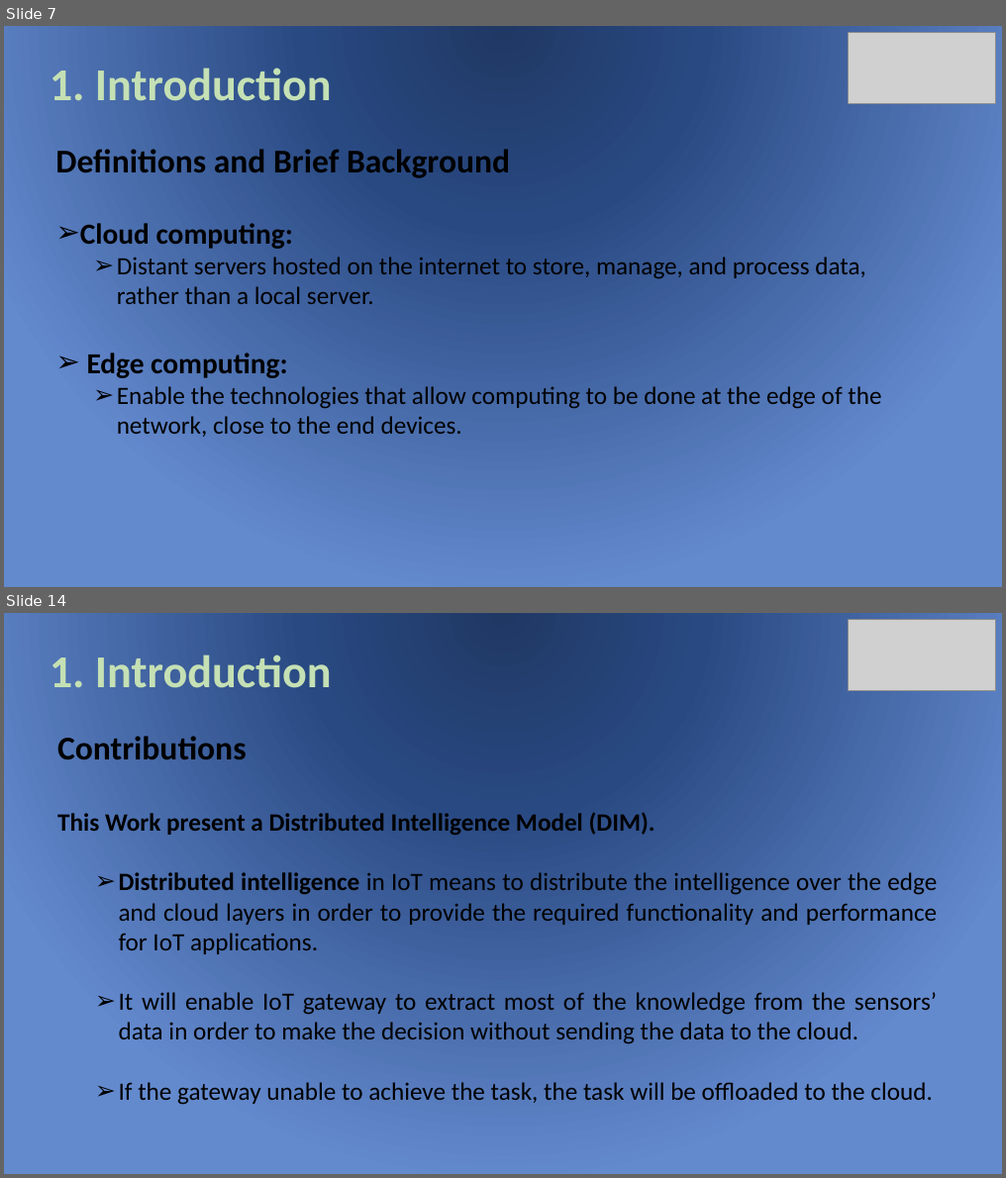
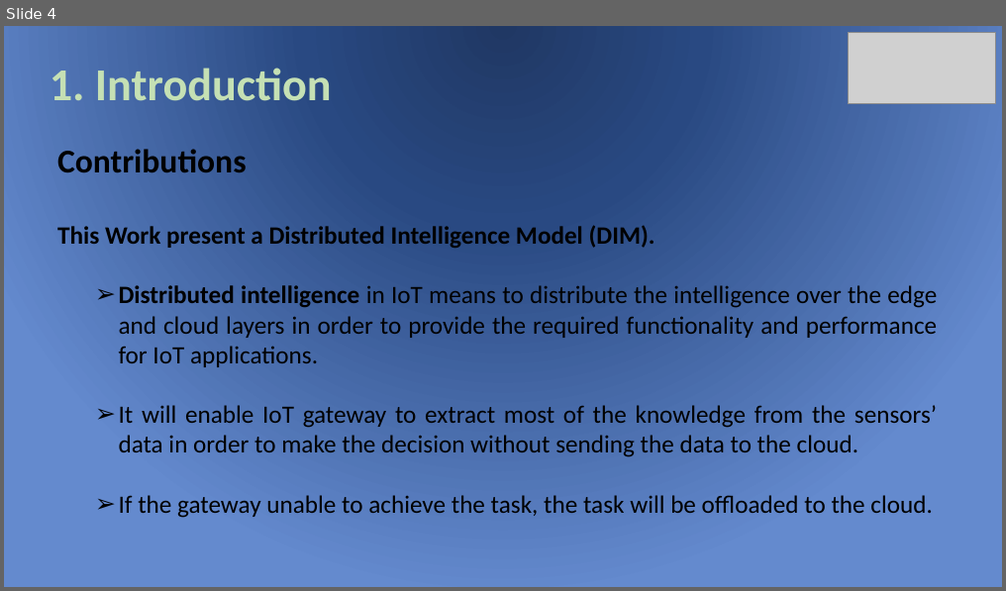
Before and after one commit to baharababah/DIM, a slide deck: DIM_Presentation.pptx. Shown one above the other, each under a label of ours: slides 7 and 14 before the commit, slide 4 after it; the slides between them are not shown. The pictures are 1006x1178 and 1006x591 pixels, drawn with LibreOffice and Linux fonts; fonts in the diff are those of the drawing; grey boxes stand for pictures. Boxes give left, top, right and bottom in pixels: in the first picture for what was removed or moved away, otherwise in the second. Text is boxed around its words. In the diff, an @@ line names an element or a change of style, - is before the commit and + after.

```diff
--- a/DIM_Presentation.pptx
+++ b/DIM_Presentation.pptx
@@ slide 7 removed at (4,26,1002,587), background gradient #203864 to #294982 to #648ACE @@
@@ picture removed at (847,32,996,103) @@
@@ text removed at (50,68,332,101) @@
-1. Introduction
@@ text removed at (55,149,881,437) @@
-Definitions and Brief Background
-➢ Cloud computing:
-  ➢ Distant servers hosted on the internet to store, manage, and process data, rather than a local server.
-➢ Edge computing:
-  ➢ Enable the technologies that allow computing to be done at the edge of the network, close to the end devices.
@@ what was slide 14 is now slide 4 @@
```
Also in this commit, not shown: 50 slides changed, 12 other slides removed, 55 other files.
